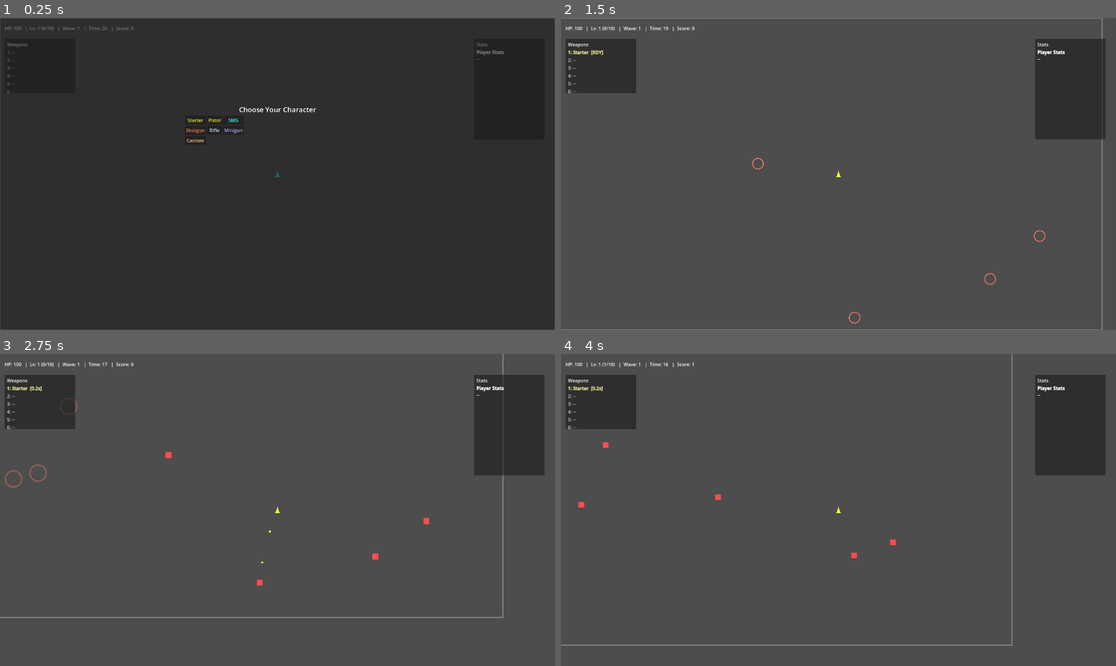
Above: before the commit, frames 1-4 (two rows, left to right).
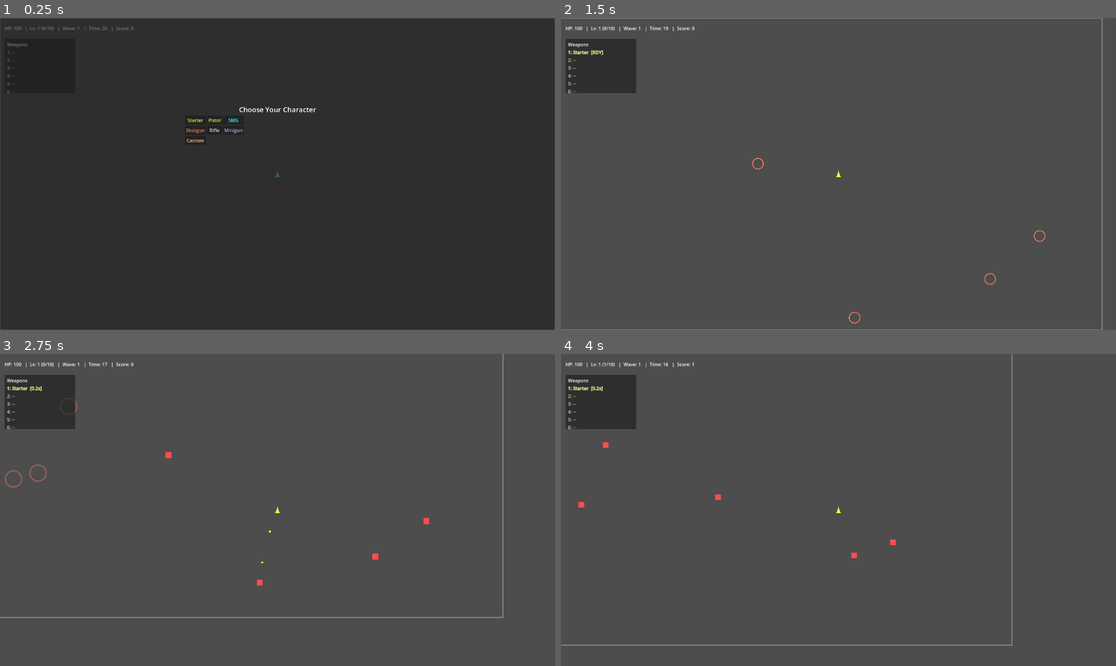
Above: after the commit, the same moments.

Repository: Deitox/Dexcoto
Game: Godot game, scene res://scenes/Main.tscn
Same seed, same stepped clock (60 frames per second), same inputs: the game is played once before the commit and once after it.
Inputs (mouse positions are in pixels of both pictures, inside the frame that each line leads up to):
- Up to frame 1 (0.25 s): no input
- Up to frame 2 (1.5 s): click "Starter" at 0.5 s; tap Enter at 1.25 s; move the mouse to (960, 158) at 1.27 s; hold Right (ui_right) from 1.28 s (still down); click (960, 158) at 1.42 s
- Up to frame 3 (2.75 s): move the mouse to (166, 525) at 2.02 s; release Right (ui_right) at 2.03 s; hold Down (ui_down) from 2.03 s (still down)
- Up to frame 4 (4 s): move the mouse to (894, 441) at 2.77 s; release Down (ui_down) at 2.78 s; hold Right (ui_right) 2.78-3.53 s; move the mouse to (810, 572) at 3.52 s; hold Up (ui_up) from 3.53 s (still down); click (810, 572) at 3.67 s

The runs differ from the first frame. In frame 1, less than 0.1% of the frame differs, in the area x 85-91%, y 8-14%; in frame 2, 4.0%; in frame 3, 4.0%, in the area x 85-99%, y 6-39%; in frame 4, 4.0%.

Commit message:
Cleaned up player stat menu, bug fixes

Diff:
--- a/scenes/Main.tscn
+++ b/scenes/Main.tscn
@@ -114,14 +114,14 @@
 text = "Option 3"
 
 [node name="Summary" type="Control" parent="UI/UpgradePanel/VBox"]
-custom_minimum_size = Vector2(560, 120)
+custom_minimum_size = Vector2(560, 260)
 layout_mode = 2
 size_flags_horizontal = 3
 size_flags_vertical = 3
 script = ExtResource("11")
 
 [node name="RichText" type="RichTextLabel" parent="UI/UpgradePanel/VBox/Summary"]
-custom_minimum_size = Vector2(560, 120)
+custom_minimum_size = Vector2(560, 260)
 layout_mode = 2
 size_flags_horizontal = 3
 bbcode_enabled = true
@@ -189,14 +189,14 @@
 text = "Start Next Wave"
 
 [node name="Summary" type="Control" parent="UI/ShopPanel/VBox"]
-custom_minimum_size = Vector2(560, 120)
+custom_minimum_size = Vector2(560, 260)
 layout_mode = 2
 size_flags_horizontal = 3
 size_flags_vertical = 3
 script = ExtResource("11")
 
 [node name="RichText" type="RichTextLabel" parent="UI/ShopPanel/VBox/Summary"]
-custom_minimum_size = Vector2(560, 120)
+custom_minimum_size = Vector2(560, 260)
 layout_mode = 2
 size_flags_horizontal = 3
 bbcode_enabled = true
@@ -262,10 +262,11 @@
 text = "6: --"
 
 [node name="StatsPanel" type="Panel" parent="UI"]
+visible = false
 offset_left = 1640.0
 offset_top = 72.0
-offset_right = 1884.0
-offset_bottom = 420.0
+offset_right = 1904.0
+offset_bottom = 1000.0
 
 [node name="VBox" type="VBoxContainer" parent="UI/StatsPanel"]
 layout_mode = 2
@@ -279,14 +280,14 @@
 text = "Stats"
 
 [node name="Stats" type="Control" parent="UI/StatsPanel/VBox"]
-custom_minimum_size = Vector2(240, 280)
+custom_minimum_size = Vector2(240, 700)
 layout_mode = 2
 size_flags_horizontal = 3
 size_flags_vertical = 3
 script = ExtResource("12")
 
 [node name="RichText" type="RichTextLabel" parent="UI/StatsPanel/VBox/Stats"]
-custom_minimum_size = Vector2(240, 280)
+custom_minimum_size = Vector2(240, 700)
 layout_mode = 2
 size_flags_horizontal = 3
 bbcode_enabled = true
@@ -361,14 +362,14 @@
 text = "Quit"
 
 [node name="Summary" type="Control" parent="UI/PausePanel/VBox"]
-custom_minimum_size = Vector2(560, 120)
+custom_minimum_size = Vector2(560, 260)
 layout_mode = 2
 size_flags_horizontal = 3
 size_flags_vertical = 3
 script = ExtResource("11")
 
 [node name="RichText" type="RichTextLabel" parent="UI/PausePanel/VBox/Summary"]
-custom_minimum_size = Vector2(560, 120)
+custom_minimum_size = Vector2(560, 260)
 layout_mode = 2
 size_flags_horizontal = 3
 bbcode_enabled = true
--- a/scripts/main.gd
+++ b/scripts/main.gd
@@ -12,6 +12,19 @@
 			var n = get_node(p)
 			if n and n.has_method("refresh"):
 				n.call("refresh")
+
+func _update_stats_panel_visibility() -> void:
+	var sp := $UI/StatsPanel if has_node("UI/StatsPanel") else null
+	if sp == null:
+		return
+	var show_stats := false
+	if in_intermission:
+		show_stats = true
+	elif pause_panel and pause_panel.visible:
+		show_stats = true
+	else:
+		show_stats = false
+	sp.visible = show_stats
 
 @export var enemy_scene: PackedScene = preload("res://scenes/Enemy.tscn")
 
@@ -123,6 +136,7 @@
 	_show_character_select()
 	_update_ui()
 	_center_player_in_arena()
+	_update_stats_panel_visibility()
 
 	# Connect weapon events to update HUD and notify merges
 	if player:
@@ -169,13 +183,16 @@
 	if now_paused:
 		get_tree().paused = false
 		pause_panel.visible = false
+		_update_stats_panel_visibility()
 	else:
 		pause_panel.visible = true
 		get_tree().paused = true
+		_update_stats_panel_visibility()
 
 func _on_pause_resume() -> void:
 	get_tree().paused = false
 	pause_panel.visible = false
+	_update_stats_panel_visibility()
 
 func _on_pause_restart() -> void:
 	get_tree().paused = false
@@ -397,6 +414,7 @@
 	spawn_timer.stop()
 	pending_choices = levels_gained_this_wave
 	get_tree().paused = true
+	_update_stats_panel_visibility()
 	if pending_choices > 0:
 		_show_upgrade_choices()
 	else:
@@ -431,6 +449,7 @@
 	btn3.add_theme_color_override("font_pressed_color", c3)
 	btn3.add_theme_color_override("font_focus_color", c3)
 	_refresh_item_summaries()
+	_update_stats_panel_visibility()
 
 func _on_option_pressed(index: int) -> void:
 	if index >= 0 and index < current_choices.size():
@@ -451,6 +470,7 @@
 	_generate_shop_offers()
 	_show_shop()
 	_refresh_item_summaries()
+	_update_stats_panel_visibility()
 
 func _generate_shop_offers() -> void:
 	# Generate a new set, but preserve any locked, unsold items in their slots.
@@ -693,6 +713,7 @@
 	levels_gained_this_wave = 0
 	_clear_hud_highlights()
 	_start_next_wave()
+	_update_stats_panel_visibility()
 
 func _on_weapon_added(index: int) -> void:
 	# Yellow outline for new items
--- a/scripts/stats_panel.gd
+++ b/scripts/stats_panel.gd
@@ -3,54 +3,54 @@
 @onready var text: RichTextLabel = $RichText
 
 func _ready() -> void:
-    process_mode = Node.PROCESS_MODE_WHEN_PAUSED
-    if has_signal("visibility_changed"):
-        visibility_changed.connect(_on_visibility_changed)
-    refresh()
+	process_mode = Node.PROCESS_MODE_WHEN_PAUSED
+	if has_signal("visibility_changed"):
+		visibility_changed.connect(_on_visibility_changed)
+	refresh()
 
 func _on_visibility_changed() -> void:
-    if visible:
-        refresh()
+	if visible:
+		refresh()
 
 func refresh() -> void:
-    var player = get_tree().get_first_node_in_group("player")
-    if player == null:
-        return
-    var bullet_pool = get_tree().get_first_node_in_group("bullet_pool")
+	var player = get_tree().get_first_node_in_group("player")
+	if player == null:
+		return
+	var bullet_pool = get_tree().get_first_node_in_group("bullet_pool")
 
-    var dmg_mult: float = float(player.get("damage_mult"))
-    var atk_mult: float = float(player.get("attack_speed_mult"))
-    var atk_cap: float = float(player.MAX_ATTACK_SPEED_MULT) if player.has_method("get") or true else 4.0
-    var proj_bonus: int = int(player.get("projectiles_per_shot"))
-    var proj_cap: int = int(player.MAX_PROJECTILE_BONUS)
-    var proj_speed_mult: float = float(player.get("projectile_speed_mult"))
-    var per_shot_cap: int = int(player.MAX_TOTAL_PROJECTILES)
-    var min_interval: float = float(player.MIN_WEAPON_INTERVAL)
-    var soft_proj_cap: int = 200
-    var beam_threshold: float = 900.0
-    if bullet_pool and bullet_pool.has_method("get_beam_threshold"):
-        beam_threshold = float(bullet_pool.call("get_beam_threshold"))
+	var dmg_mult: float = float(player.get("damage_mult"))
+	var atk_mult: float = float(player.get("attack_speed_mult"))
+	var atk_cap: float = float(player.MAX_ATTACK_SPEED_MULT) if player.has_method("get") or true else 4.0
+	var proj_bonus: int = int(player.get("projectiles_per_shot"))
+	var proj_cap: int = int(player.MAX_PROJECTILE_BONUS)
+	var proj_speed_mult: float = float(player.get("projectile_speed_mult"))
+	var per_shot_cap: int = int(player.MAX_TOTAL_PROJECTILES)
+	var min_interval: float = float(player.MIN_WEAPON_INTERVAL)
+	var soft_proj_cap: int = 200
+	var beam_threshold: float = 900.0
+	if bullet_pool and bullet_pool.has_method("get_beam_threshold"):
+		beam_threshold = float(bullet_pool.call("get_beam_threshold"))
 
-    var as_overflow_mult: float = float(player.get("overflow_damage_mult_from_attack_speed")) if player.has_method("get") else 1.0
-    var proj_overflow_mult: float = float(player.get("overflow_damage_mult_from_projectiles")) if player.has_method("get") else 1.0
+	var as_overflow_mult: float = float(player.get("overflow_damage_mult_from_attack_speed")) if player.has_method("get") else 1.0
+	var proj_overflow_mult: float = float(player.get("overflow_damage_mult_from_projectiles")) if player.has_method("get") else 1.0
 
-    var lines: Array[String] = []
-    lines.append("[b]Player Stats[/b]")
-    lines.append("Damage: x%.2f" % dmg_mult)
-    var as_line := "Attack Speed: x%.2f (cap x%.2f)" % [atk_mult, atk_cap]
-    if as_overflow_mult > 1.0:
-        var pct := int(round((as_overflow_mult - 1.0) * 100.0))
-        as_line += "  |  Overflow to Damage: +%d%%" % pct
-    lines.append(as_line)
-    var proj_line := "Projectiles: +%d (cap +%d)" % [proj_bonus, proj_cap]
-    if proj_overflow_mult > 1.0:
-        var pct2 := int(round((proj_overflow_mult - 1.0) * 100.0))
-        proj_line += "  |  Overflow to Damage: +%d%%" % pct2
-    lines.append(proj_line)
-    lines.append("Projectile Speed: x%.2f  |  Beam threshold: %.0f px/s" % [proj_speed_mult, beam_threshold])
-    lines.append("Per-shot projectile cap: %d  |  Overflow scales damage x(shots/cap)" % per_shot_cap)
-    lines.append("Soft projectile count cap: %d  |  Overload reduces shots, boosts damage" % soft_proj_cap)
-    lines.append("Min weapon interval: %.2fs" % min_interval)
+	var lines: Array[String] = []
+	lines.append("[b]Player Stats[/b]")
+	lines.append("Damage: x%.2f" % dmg_mult)
+	var as_line := "Attack Speed: x%.2f (cap x%.2f)" % [atk_mult, atk_cap]
+	if as_overflow_mult > 1.0:
+		var pct := int(round((as_overflow_mult - 1.0) * 100.0))
+		as_line += "  |  Overflow to Damage: +%d%%" % pct
+	lines.append(as_line)
+	var proj_line := "Projectiles: +%d (cap +%d)" % [proj_bonus, proj_cap]
+	if proj_overflow_mult > 1.0:
+		var pct2 := int(round((proj_overflow_mult - 1.0) * 100.0))
+		proj_line += "  |  Overflow to Damage: +%d%%" % pct2
+	lines.append(proj_line)
+	lines.append("Projectile Speed: x%.2f  |  Beam threshold: %.0f px/s" % [proj_speed_mult, beam_threshold])
+	lines.append("Per-shot projectile cap: %d  |  Overflow scales damage x(shots/cap)" % per_shot_cap)
+	lines.append("Soft projectile count cap: %d  |  Overload reduces shots, boosts damage" % soft_proj_cap)
+	lines.append("Min weapon interval: %.2fs" % min_interval)
 
-    text.bbcode_enabled = true
-    text.text = "\n".join(lines)
+	text.bbcode_enabled = true
+	text.text = "\n".join(lines)
